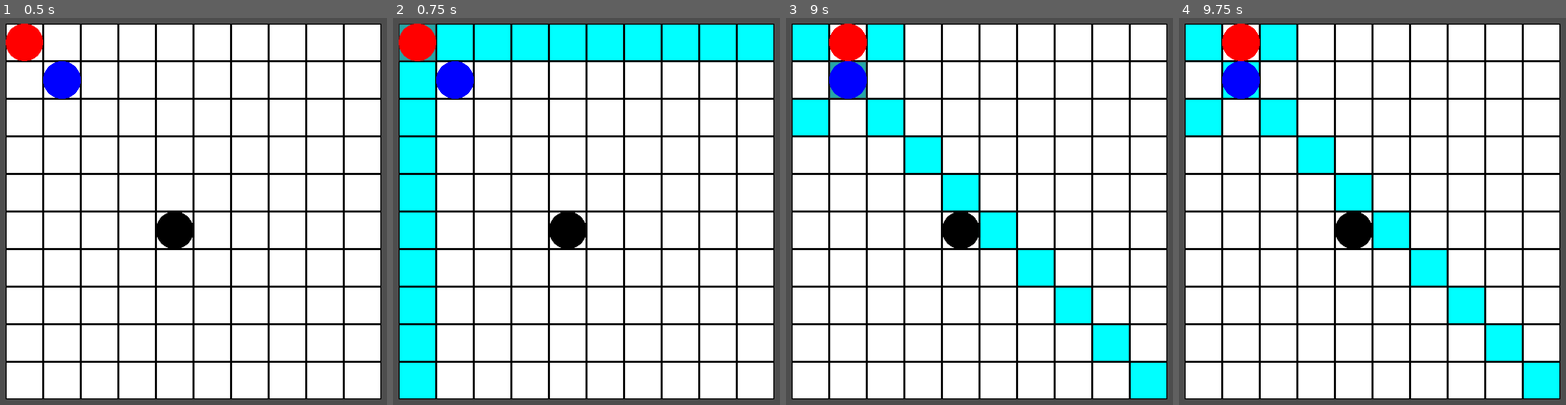
Above: before the commit, frames 1-4 (left to right).
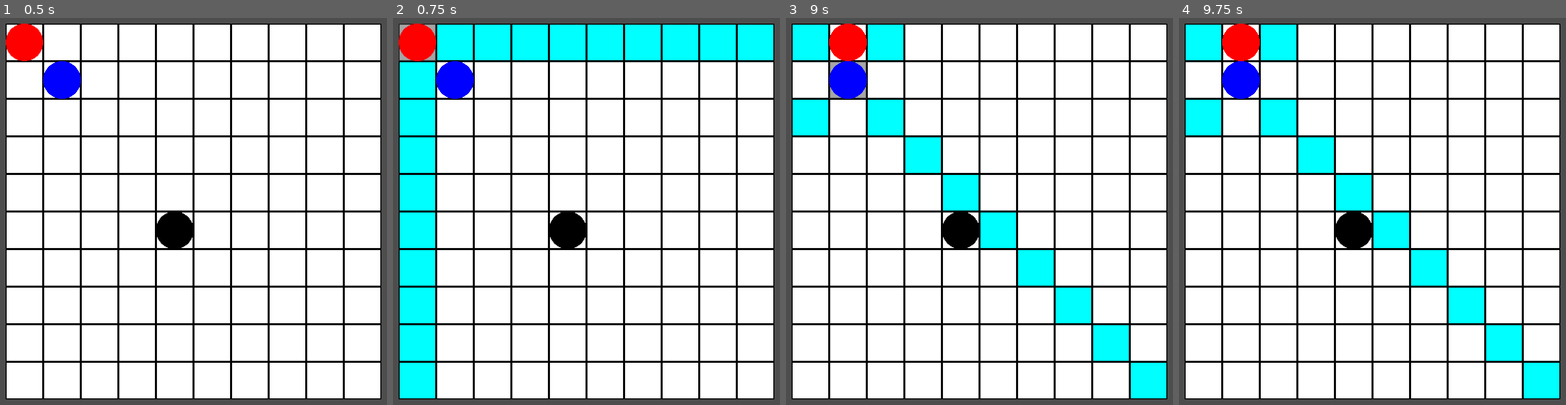
Above: after the commit, the same moments.

Repository: dlee4901/grid-game
Game: Godot game, scene res://scenes/main.tscn
Same seed, same stepped clock (60 frames per second), same inputs: the game is played once before the commit and once after it.
Inputs (mouse positions are in pixels of both pictures, inside the frame that each line leads up to):
- Up to frame 1 (0.5 s): no input
- Up to frame 2 (0.75 s): tap Enter at 0.5 s; move the mouse to (416, 41) at 0.52 s; tap W (key_w) at 0.6 s; click (416, 41) at 0.67 s
- Up to frame 3 (9 s): tap Space at 1.25, 2.75, 4.25 s; move the mouse to (847, 41) at 1.27 s; click (847, 41) at 1.35 s; tap Enter at 2, 3.5 s; move the mouse to (886, 41) at 2.02 s; tap W (key_w) every 1.5 s from 2.1 to 8.1 s; click (886, 41) at 2.17 s; move the mouse to (921, 41) at 2.77 s; click (921, 41) at 2.85 s; move the mouse to (960, 41) at 3.52 s; click (960, 41) at 3.67 s; move the mouse to (998, 41) at 4.27 s; click (998, 41) at 4.35 s; move the mouse to (1037, 41) at 5.02 s; click (1037, 41) at 5.17 s; move the mouse to (1072, 41) at 5.77 s; click (1072, 41) at 5.85 s; move the mouse to (1111, 41) at 6.52 s; click (1111, 41) at 6.67 s; move the mouse to (1149, 41) at 7.27 s; click (1149, 41) at 7.35 s; move the mouse to (809, 79) at 8.02 s; click (809, 79) at 8.17 s; move the mouse to (847, 79) at 8.77 s; click (847, 79) at 8.85 s
- Up to frame 4 (9.75 s): move the mouse to (outside the picture) at 9.52 s; tap W (key_w) at 9.6 s; click (outside the picture) at 9.67 s

Frame 1 is identical in both runs. In frame 2, 0.1% of the frame differs, in the area x 1-11%, y 1-11%; in frame 3, 0.1%; in frame 4, 0.1%.

Commit message:
fix replace unit

Diff:
--- a/scenes/grid.tscn
+++ b/scenes/grid.tscn
@@ -10,11 +10,14 @@
 max_x = 10
 max_y = 10
 
-[node name="StateMachine" type="Node" parent="."]
+[node name="StateMachine" type="Node" parent="." node_paths=PackedStringArray("initial_state")]
 script = ExtResource("2_ollib")
+initial_state = NodePath("GridIdle")
 
-[node name="GridIdle" type="Node" parent="StateMachine"]
+[node name="GridIdle" type="Node" parent="StateMachine" node_paths=PackedStringArray("grid")]
 script = ExtResource("3_q64ac")
+grid = NodePath("../..")
 
-[node name="GridSelectingMove" type="Node" parent="StateMachine"]
+[node name="GridSelectingMove" type="Node" parent="StateMachine" node_paths=PackedStringArray("grid")]
 script = ExtResource("4_ud3vo")
+grid = NodePath("../..")
--- a/scripts/grid.gd
+++ b/scripts/grid.gd
@@ -3,6 +3,8 @@
 
 var tile_scene = preload("res://scenes/tile.tscn")
 var unit_scene = preload("res://scenes/unit.tscn")
+
+@onready var state_machine = $StateMachine
 
 @export var max_x: int
 @export var max_y: int
@@ -13,7 +15,6 @@
 var units: Array[Unit]
 var terrain: Array[Terrain]
 var selected_position: Vector2i
-
 
 # Called when the node enters the scene tree for the first time.
 func _ready():
@@ -24,14 +25,14 @@
 	init_tiles()
 	generate_units()
 
-
 # Called every frame. 'delta' is the elapsed time since the previous frame.
 func _process(delta):
 	pass
 
-func _on_tile_selected(grid_position):
+func _on_tile_selected(grid_position: Vector2i):
 	var positions: Array[Vector2i]
 	var unit = get_unit(grid_position)
+	print(unit)
 	if not selected_position:
 		if unit != null:
 			positions = get_traversable_positions(grid_position)
@@ -51,7 +52,7 @@
 func get_unit(position: Vector2i) -> Unit:
 	return units[flatten(position)]
 
-func set_tile_position(tile, position: Vector2i, terrain_type=Terrain.DEFAULT):
+func set_tile_position(tile: Tile, position: Vector2i, terrain_type=Terrain.DEFAULT):
 	if not is_legal_position(position):
 		return
 	tiles[flatten(position)] = tile
@@ -63,8 +64,9 @@
 	var unit = get_unit(src)
 	if unit == null:
 		return
+	delete_unit_position(src)
 	set_unit_position(unit, dst)
-	delete_unit_position(src)
+
 
 func set_unit_position(unit: Unit, position: Vector2i):
 	if not is_legal_position(position):
@@ -89,7 +91,7 @@
 func flatten(vector: Vector2i) -> int:
 	return (vector.y - 1) * max_x + vector.x - 1
 
-func unflatten(i) -> Vector2i:
+func unflatten(i: int) -> Vector2i:
 	return Vector2i(i % max_x + 1, i / max_x + 1)
 
 func reset_all_tiles():
@@ -128,8 +130,8 @@
 	return valid_positions
 
 func get_valid_positions(initial_position: Vector2i, xy_directions: Array[Vector2i], distance=1) -> Array[Vector2i]:
-	var unique_positions = {initial_position:null}
-	var valid_positions = [initial_position]
+	var unique_positions = {}
+	var valid_positions = []
 	if distance == -1:
 		distance = max(max_x, max_y)
 	for i in distance:
@@ -138,9 +140,9 @@
 		for j in xy_directions.size():
 			var start_position = initial_position
 			if i > 0:
-				start_position = valid_positions[xy_directions.size() * (i - 1) + (j + 1)]
+				start_position = valid_positions[xy_directions.size() * (i - 1) + j]
 			var target_position = start_position + xy_directions[j]
-			if is_legal_position(target_position) and not is_blocked(get_unit(initial_position),  target_position) and not unique_positions.has(target_position):
+			if is_legal_position(target_position) and not is_blocked(get_unit(initial_position), target_position) and not unique_positions.has(target_position):
 				valid_positions.append(target_position)
 				unique_positions[target_position] = null
 			else:
@@ -220,10 +222,11 @@
 		return directions.slice(shift) + directions.slice(0, shift)
 	return directions
 
-func is_blocked(unit, position) -> bool:
+func is_blocked(unit: Unit, position: Vector2i) -> bool:
 	if get_unit(position):
+		print(position)
 		return true
 	return false
 
-func is_legal_position(position) -> bool:
+func is_legal_position(position: Vector2i) -> bool:
 	return position.x > 0 and position.y > 0 and position.x <= max_x and position.y <= max_y
--- a/scripts/states/grid/idle.gd
+++ b/scripts/states/grid/idle.gd
@@ -5,9 +5,13 @@
 
 func enter():
 	grid.reset_all_tiles()
+	print("idle")
 
 func exit():
 	pass
 
 func update(delta):
 	pass
+
+func _on_tile_selected(grid_position):
+	print(grid_position)
--- a/scripts/states/grid/selecting_move.gd
+++ b/scripts/states/grid/selecting_move.gd
@@ -1,8 +1,10 @@
 extends State
 class_name GridSelectingMove
 
+@export var grid: Grid
+
 func enter():
-	pass
+	print("selecting")
 
 func exit():
 	pass
